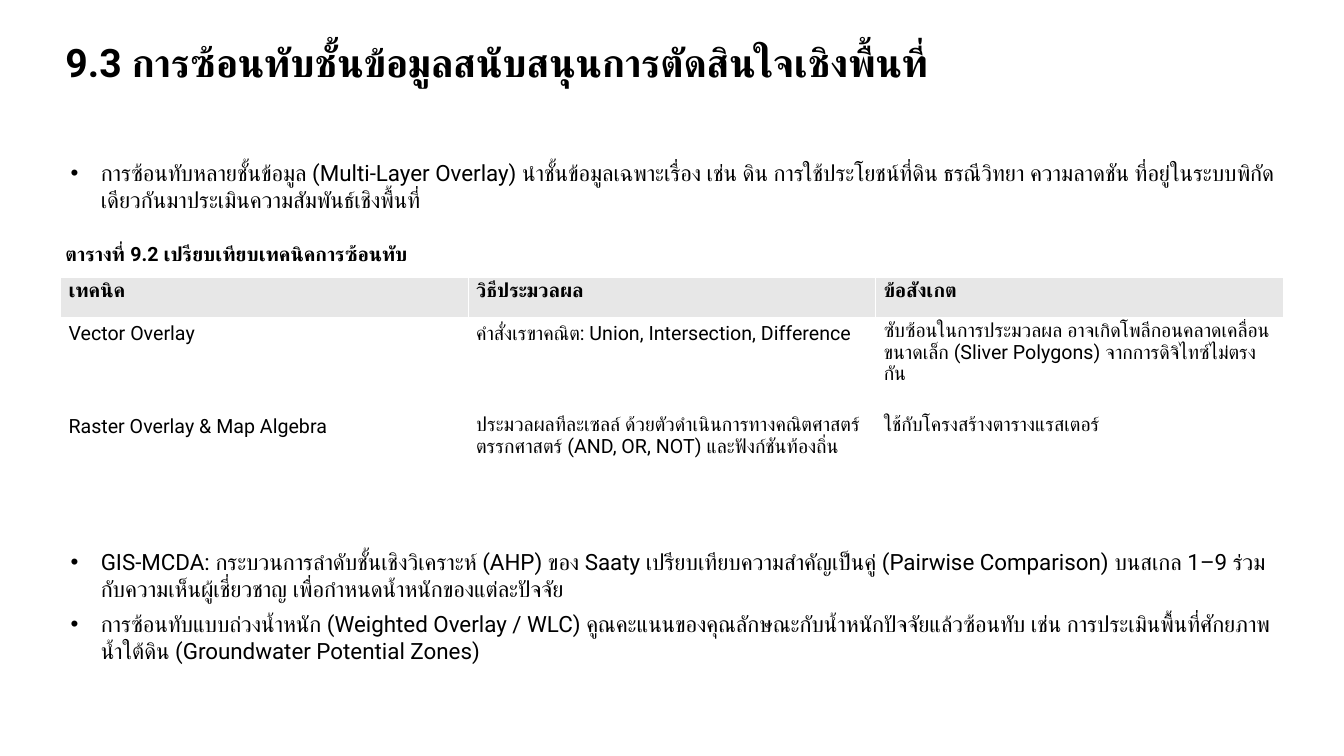
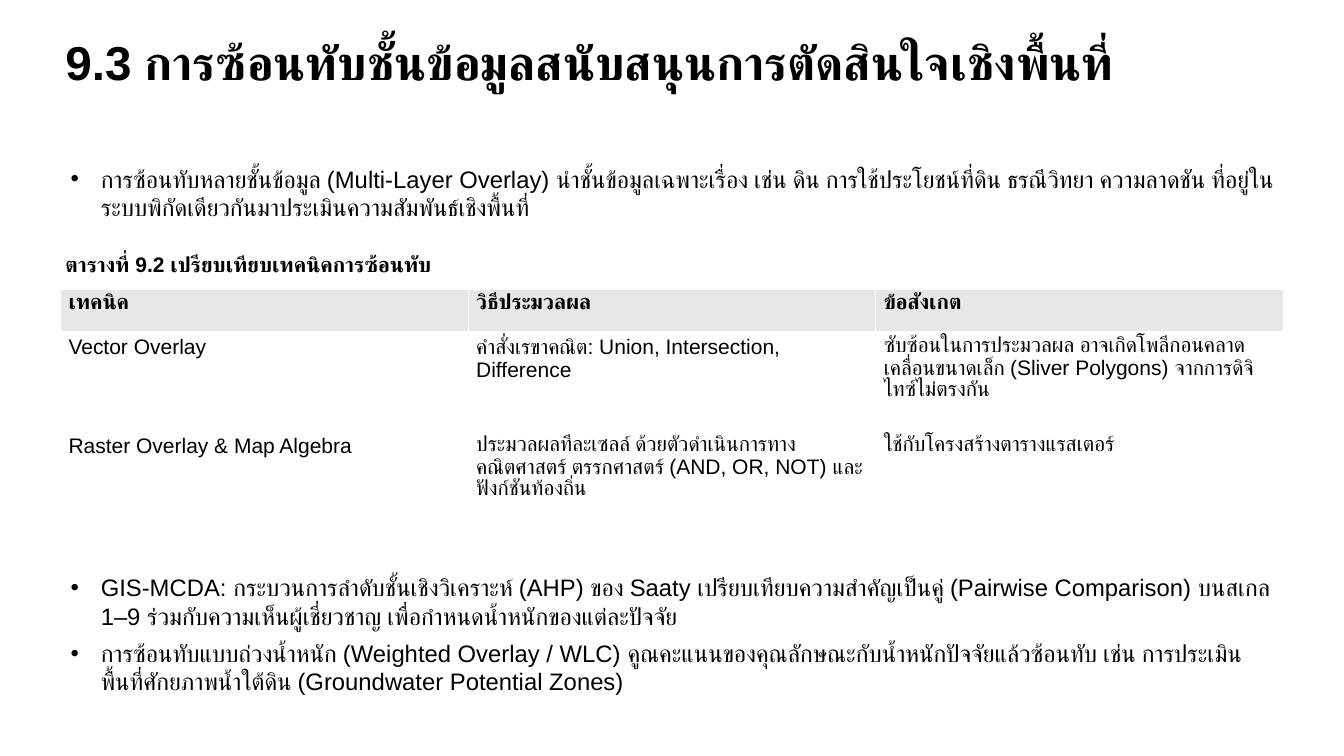
Before and after one commit to soravisAmn/Presentation, a slide deck: slide 44 of Surveying Technologies/draft#1/draft1.pptx. Drawn at 1344x756 pixels with LibreOffice and Linux fonts; fonts in the diff are those of the drawing. Boxes give left, top, right and bottom in pixels: in the first picture for what was removed or moved away, otherwise in the second. Text is boxed around its words. In the diff, an @@ line names an element or a change of style, - is before the commit and + after.

```diff
--- a/Surveying Technologies/draft#1/draft1.pptx
+++ b/Surveying Technologies/draft#1/draft1.pptx
@@ text "9.3 การซ้อนทับชั้นข้อมูลสนับสนุนการตัดสินใจเชิงพื้นที่" at (65, 43, 1110, 94): size 28 to 34 pt, font Roboto to Arial @@
@@ text "การซ้อนทับหลายชั้นข้อมูล (Multi-Layer Overlay) นำชั้นข้อมูลเ ..." at (101, 169, 1273, 217): size 16 to 17 pt, font Roboto to Arial @@
@@ text "ตารางที่ 9.2 เปรียบเทียบเทคนิคการซ้อนทับ": place and size @@
-text "ตารางที่ 9.2 เปรียบเทียบเทคนิคการซ้อนทับ" at (65, 246, 407, 262)
+text "ตารางที่ 9.2 เปรียบเทียบเทคนิคการซ้อนทับ" at (65, 255, 431, 273)
@@ text "ตารางที่ 9.2 เปรียบเทียบเทคนิคการซ้อนทับ" at (65, 255, 431, 273): size 14 to 15 pt, font Roboto to Arial @@
@@ table at (60, 289, 1282, 530) @@
@@ size 14 to 15 pt, font Roboto to Arial @@
@@ table: place and size @@
-table at (60, 277, 1282, 505)
+table at (60, 289, 1282, 530)
@@ text "GIS-MCDA: กระบวนการลำดับชั้นเชิงวิเคราะห์ (AHP) ของ Saaty ..." at (101, 577, 1270, 695): size 16 to 17 pt, font Roboto to Arial @@
@@ text "GIS-MCDA: กระบวนการลำดับชั้นเชิงวิเคราะห์ (AHP) ของ Saaty ...": place and size @@
-text "GIS-MCDA: กระบวนการลำดับชั้นเชิงวิเคราะห์ (AHP) ของ Saaty ..." at (101, 552, 1270, 664)
+text "GIS-MCDA: กระบวนการลำดับชั้นเชิงวิเคราะห์ (AHP) ของ Saaty ..." at (101, 577, 1270, 695)
```
Also in this commit, not shown: 62 other slides changed, 35 other files.
